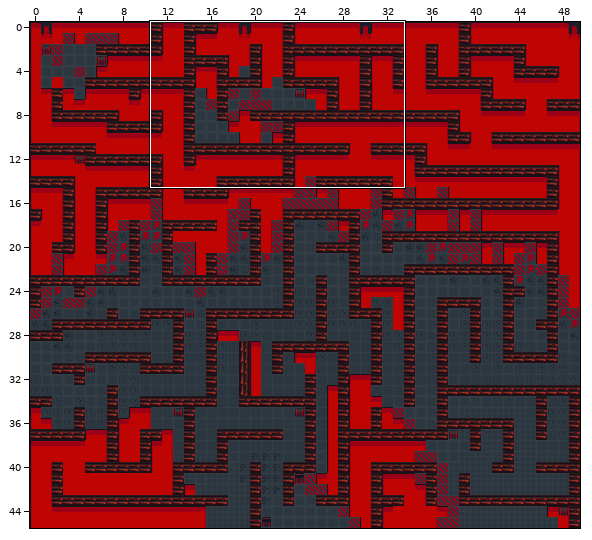
A Tiled map gets an edit: mapa/map.tmx. The picture above shows the old version from afar; the outline marks the close-up.
Close-up. First the earlier version:
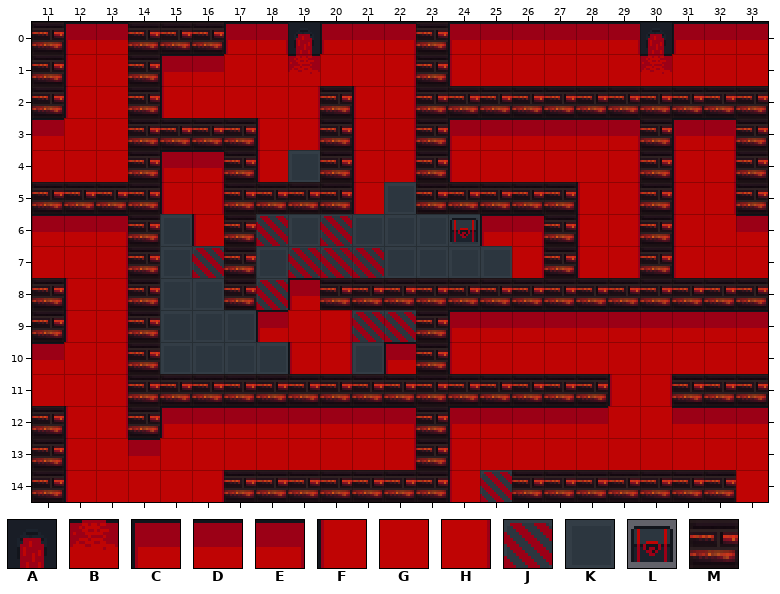
Cells are 16x16 px. Shown: x 11..33, y 0..14. The commit also changed other parts of the map, which this record leaves out.
Key: from "base": A 52, B 71, C 90, D 91, E 92, F 109, G 110, H 111, J 194, K 210; from "decoração": L 38; from "lava": M 0.
_ is an empty cell, # one hidden under a higher layer.
Layer "piso base" before, first column x 11:
 0 #CD###CEACDE#CDDDDEACDD
 1 #FG#CDGGBGGH#FGGGGGBGGG
 2 #FG#FGGGH#FH###########
 3 DGG####FH#FH#CDDDDE#CE#
 4 GGG#CE#FK#FH#FGGGGH#FH#
 5 ####FH####FK#####FH#FH#
 6 DDE#KF#JKJKKKKCE#FH#FGD
 7 GGH#KJ#KJJJKKKKH#FH#FGG
 8 #FH#KK#JC##############
 9 #FH#KKKCGHJJ#CDDDDDDDDD
10 ##H#KKKKFHKC#FGGGGGGGGG
11 ##H###############FH###
12 #FH#CDDDDDDE#CDDDDGGDDD
13 #FGDGGGGGGGH#FGGGGGGGGG
14 #FGGGH#######FJ#######G
Layer "parede básica" before, first column x 11:
 0 M__MMM______M__________
 1 M__M________M__________
 2 M__M_____M__MMMMMMMMMMM
 3 ___MMMM__M__M______M__M
 4 ___M__M__M__M______M__M
 5 MMMM__MMMM__MMMMM__M__M
 6 ___M__M______L__M__M___
 7 ___M__M_________M__M___
 8 M__M__M__MMMMMMMMMMMMMM
 9 M__M________M__________
10 DG_M________M__________
11 GG_MMMMMMMMMMMMMMM__MMM
12 M__M________M__________
13 M___________M__________
14 M_____MMMMMMM__MMMMMMM_
The same view after the edit:
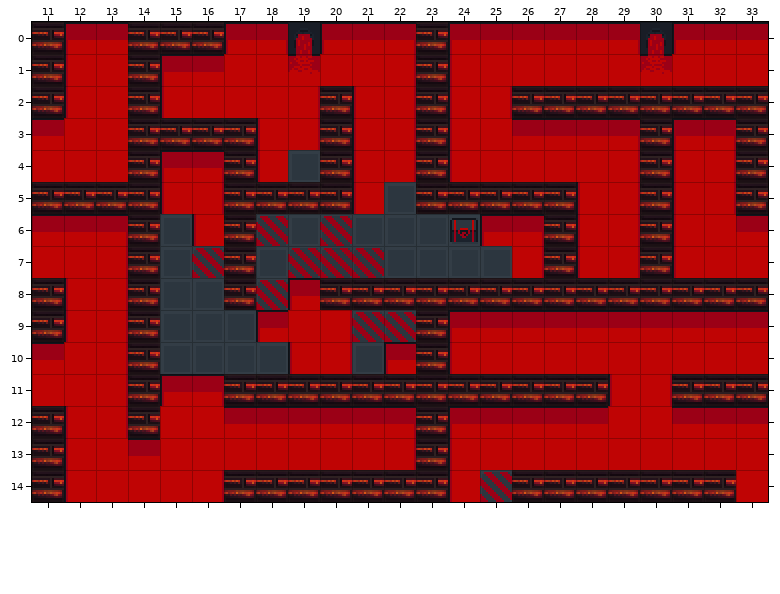
Diff:
Changed rows in their new state; . is an unchanged cell.
Layer "piso base":
first column x 15:
11 CE
12 GG
Layer "parede básica":
first column x 24:
 2 FH
 3 FG
first column x 15:
11 __
Where, in picture pixels (left, top, right, bottom), the same in both close-ups:
changed: (448, 86, 512, 136)
changed: (160, 374, 224, 438)
